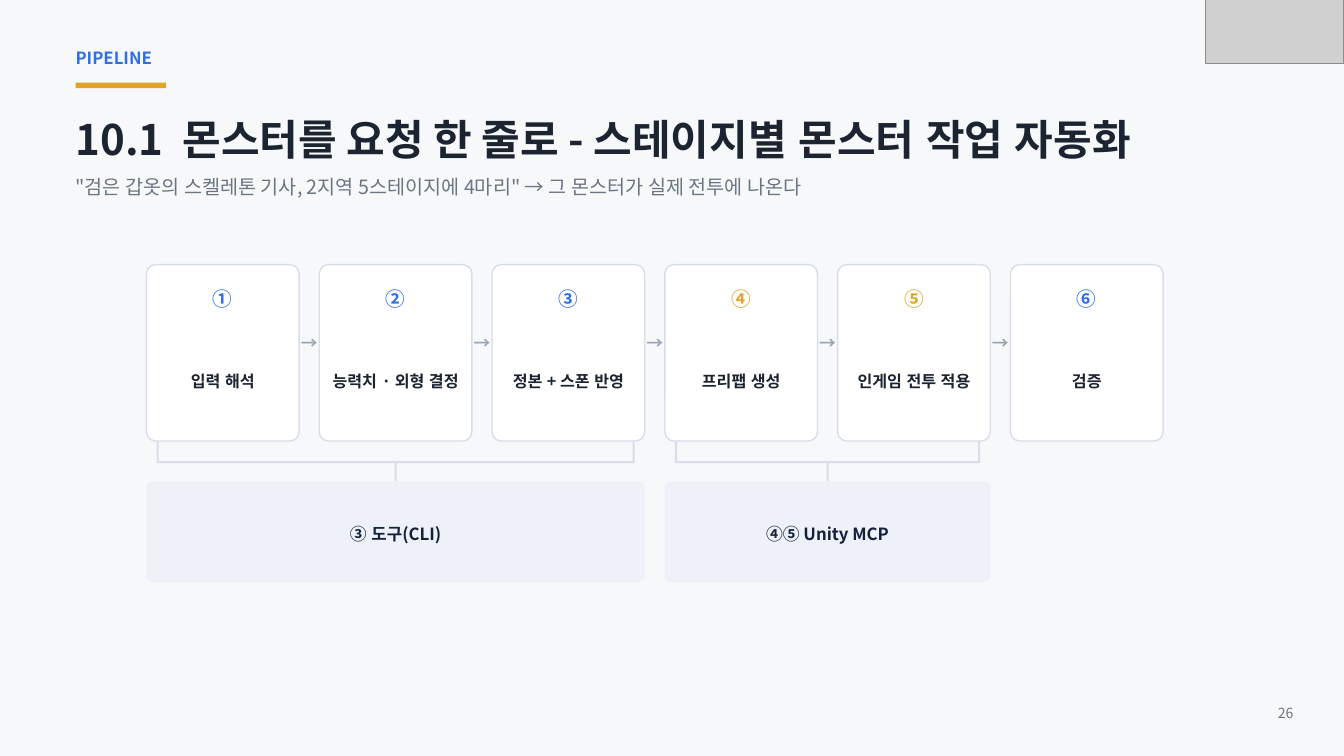
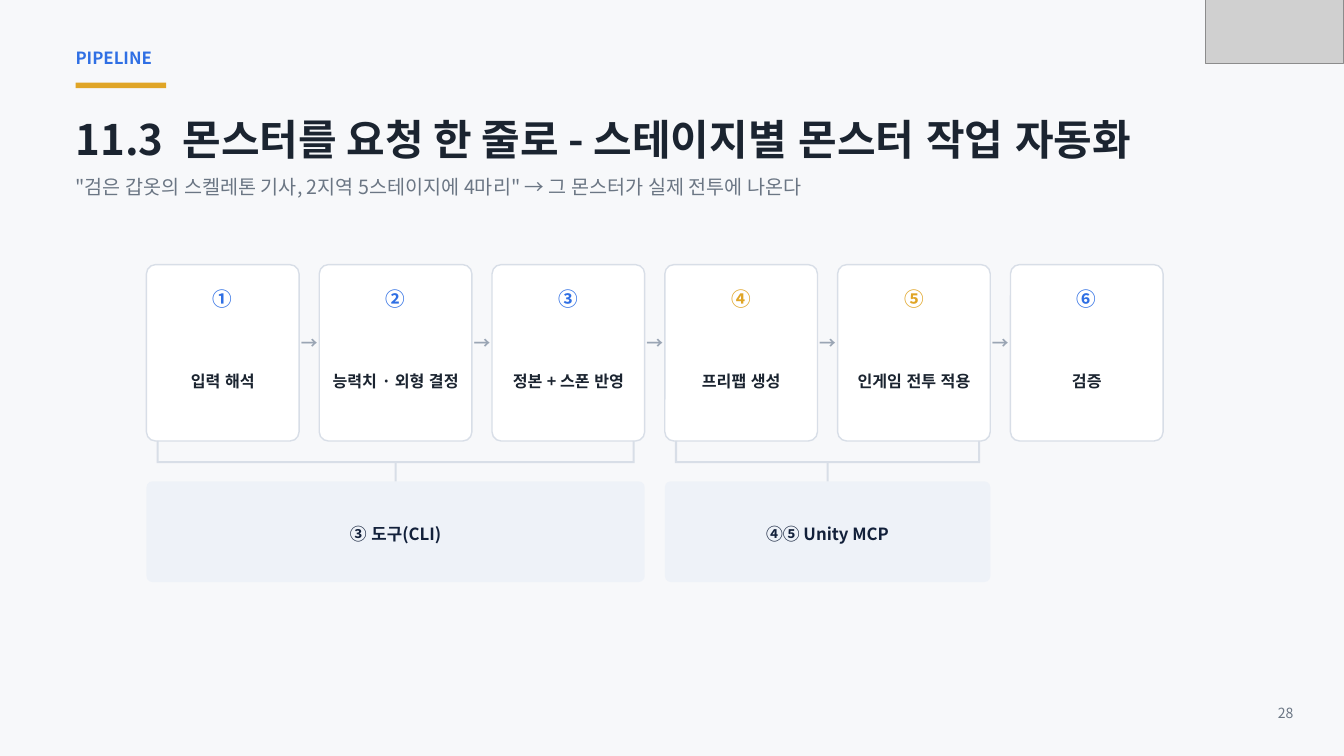
Before and after one commit to ks-wook/com2us-taskbar-hero, a slide deck: slide 28 of docs/com2us-taskbar-hero-발표자료.pptx (slide 25 before the commit). Drawn at 1344x756 pixels with LibreOffice and Linux fonts; fonts in the diff are those of the drawing; grey boxes stand for pictures. Boxes give left, top, right and bottom in pixels: in the first picture for what was removed or moved away, otherwise in the second. Text is boxed around its words. In the diff, an @@ line names an element or a change of style, - is before the commit and + after.

```diff
--- a/docs/com2us-taskbar-hero-발표자료.pptx
+++ b/docs/com2us-taskbar-hero-발표자료.pptx
@@ text at [76, 119, 1131, 159]: text changed @@
-10.1 몬스터를 요청 한 줄로 - 스테이지별 몬스터 작업 자동화
+11.3 몬스터를 요청 한 줄로 - 스테이지별 몬스터 작업 자동화
```
Also in this commit, not shown: 9 other slides changed, 7 slides added.
